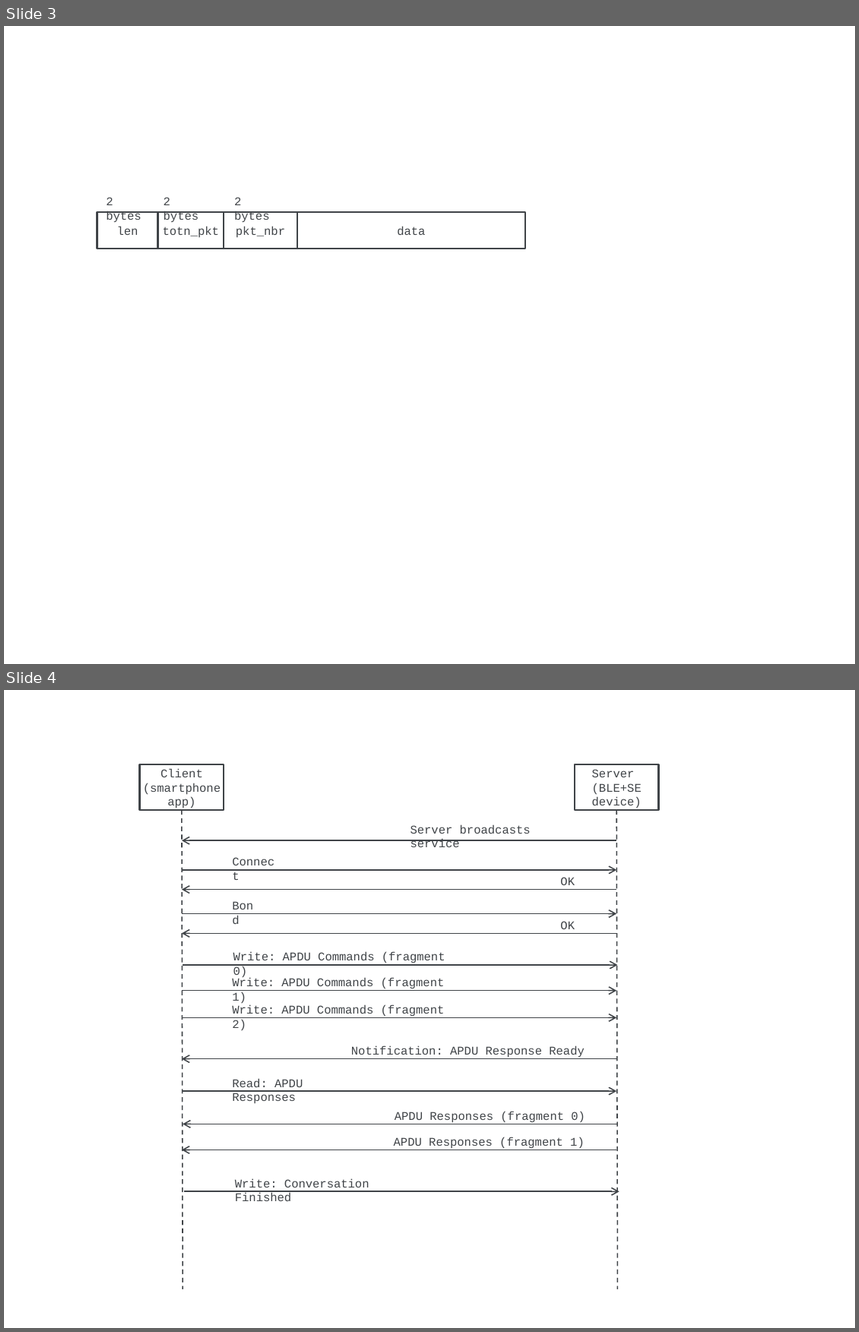
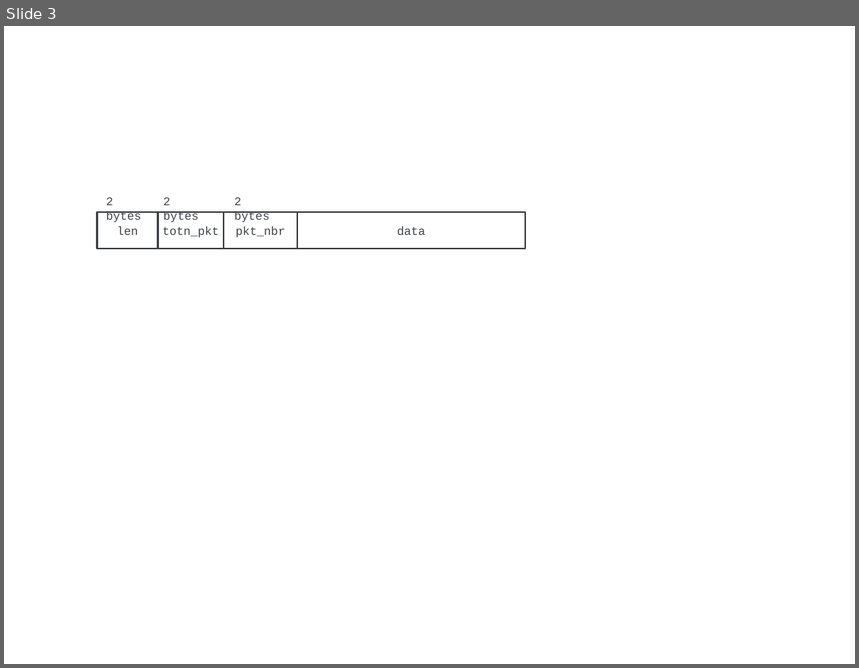
Before and after one commit to fidesmo/apdu-over-ble, a slide deck: resources/figures.pptx. Shown one above the other, each under a label of ours: slides 3 and 4 before the commit, slide 3 after it. The pictures are 859x1332 and 859x668 pixels, drawn with LibreOffice and Linux fonts; fonts in the diff are those of the drawing. Boxes give left, top, right and bottom in pixels: in the first picture for what was removed or moved away, otherwise in the second. Text is boxed around its words. In the diff, an @@ line names an element or a change of style, - is before the commit and + after.

Commit message:
Simplifications and improvements to the protocol: - Removed unnecessary fields from the fragments - Added retry policy for fragments - Specified endianess on sequence and byte level - Enhanced example sequence diagram

```diff
--- a/resources/figures.pptx
+++ b/resources/figures.pptx
@@ slide 4 removed at (4, 690, 855, 1328), background #FFFFFF @@
@@ rectangle removed at (139, 764, 224, 810) @@
-Client (smartphone app)
@@ rectangle removed at (574, 764, 658, 810) @@
-Server
-(BLE+SE device)
@@ line removed from (182, 810) to (183, 1289) @@
@@ text removed at (411, 825, 531, 847) @@
-Server broadcasts service
@@ line removed from (617, 810) to (618, 1289) @@
@@ arrow removed from (617, 840) to (182, 840) @@
@@ arrow removed from (182, 869) to (617, 869) @@
@@ text removed at (224, 850, 287, 873) @@
-Connect
@@ arrow removed from (617, 890) to (182, 890) @@
@@ text removed at (224, 894, 267, 917) @@
-Bond
@@ text removed at (560, 877, 575, 890) @@
-OK
@@ arrow removed from (182, 914) to (617, 914) @@
@@ arrow removed from (617, 933) to (182, 933) @@
@@ text removed at (560, 921, 575, 929) @@
-OK
@@ text removed at (234, 952, 446, 980) @@
-Write: APDU Commands (fragment 0)
@@ arrow removed from (183, 965) to (618, 965) @@
@@ text removed at (232, 978, 445, 1003) @@
-Write: APDU Commands (fragment 1)
@@ arrow removed from (182, 990) to (617, 990) @@
@@ text removed at (232, 1005, 445, 1030) @@
-Write: APDU Commands (fragment 2)
@@ arrow removed from (182, 1018) to (617, 1018) @@
@@ text removed at (351, 1046, 585, 1059) @@
-Notification: APDU Response Ready
@@ arrow removed from (617, 1059) to (182, 1059) @@
@@ arrow removed from (182, 1092) to (617, 1092) @@
@@ text removed at (232, 1078, 303, 1103) @@
-Read: APDU Responses
@@ text removed at (395, 1111, 585, 1123) @@
-APDU Responses (fragment 0)
@@ arrow removed from (618, 1124) to (183, 1124) @@
@@ text removed at (394, 1137, 585, 1148) @@
-APDU Responses (fragment 1)
@@ arrow removed from (617, 1151) to (182, 1151) @@
@@ text removed at (235, 1179, 370, 1201) @@
-Write: Conversation Finished
@@ arrow removed from (184, 1192) to (620, 1192) @@
```
Also in this commit, not shown: 1 slide added, 6 other files.
